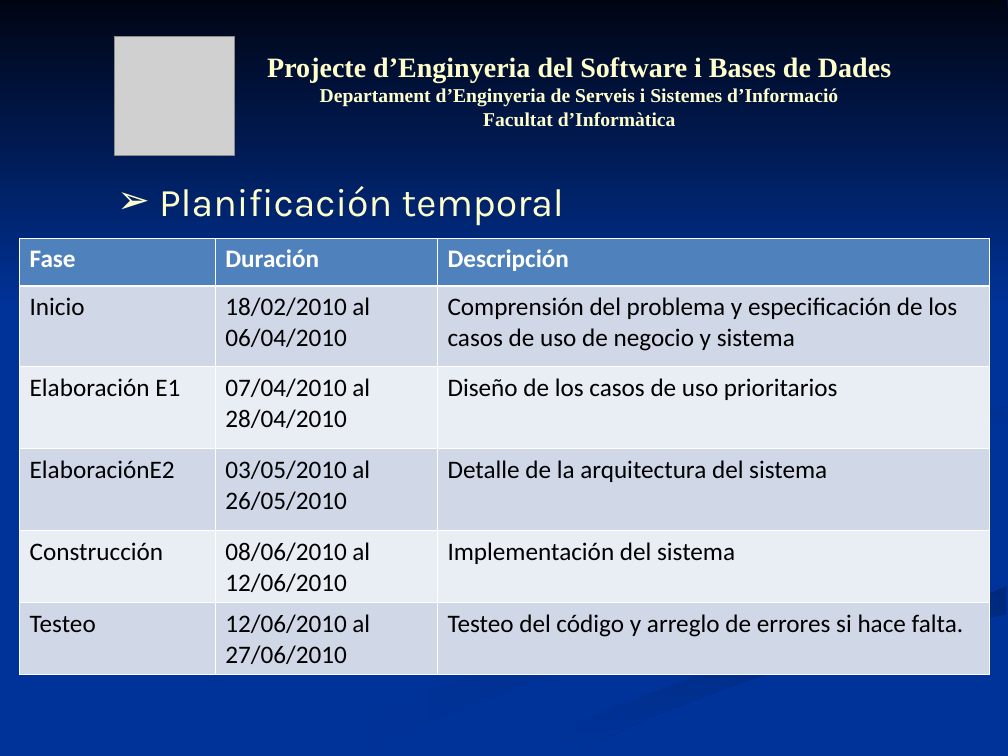
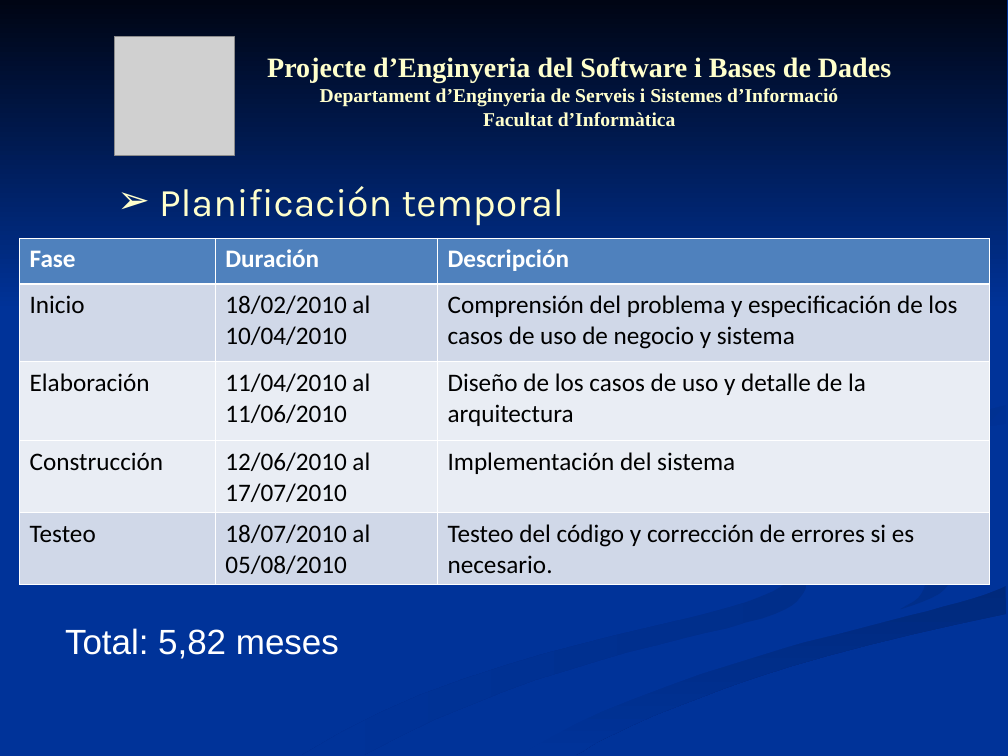
Before and after one commit to mvm9289/escfib, a slide deck: slide 11 of Docs/0910Q2-08-I-1-1.0-Presentacion.ppt. Drawn at 1008x756 pixels with LibreOffice and Linux fonts; fonts in the diff are those of the drawing; grey boxes stand for pictures. Boxes give left, top, right and bottom in pixels: in the first picture for what was removed or moved away, otherwise in the second. Text is boxed around its words. In the diff, an @@ line names an element or a change of style, - is before the commit and + after.

```diff
--- a/Docs/0910Q2-08-I-1-1.0-Presentacion.ppt
+++ b/Docs/0910Q2-08-I-1-1.0-Presentacion.ppt
@@ table at [20,238,990,585] @@
-row 2: Inicio | 18/02/2010 al 06/04/2010 | Comprensión del problema y especificación de los casos de uso de negocio y sistema
-row 3: Elaboración E1 | 07/04/2010 al 28/04/2010 | Diseño de los casos de uso prioritarios
-row 4: ElaboraciónE2 | 03/05/2010 al 26/05/2010 | Detalle de la arquitectura del sistema
-row 5: Construcción | 08/06/2010 al 12/06/2010 | Implementación del sistema
-row 6: Testeo | 12/06/2010 al 27/06/2010 | Testeo del código y arreglo de errores si hace falta.
+row 2: Inicio | 18/02/2010 al 10/04/2010 | Comprensión del problema y especificación de los casos de uso de negocio y sistema
+row 3: Elaboración | 11/04/2010 al 11/06/2010 | Diseño de los casos de uso y detalle de la arquitectura
+row 4: Construcción | 12/06/2010 al 17/07/2010 | Implementación del sistema
+row 5: Testeo | 18/07/2010 al 05/08/2010 | Testeo del código y corrección de errores si es necesario.
@@ outline redrawn in 7 elements at [302,463,806,755], [481,390,1007,755], [787,405,1006,500], [582,235,901,504], [0,0,1007,310], [507,586,1005,755], [730,468,950,610] @@
@@ text added at [65,628,339,659], 25 pt, text #FFFFFF @@
+Total: 5,82 meses
```
Also in this commit, not shown: 11 other slides changed, 1 other file.
